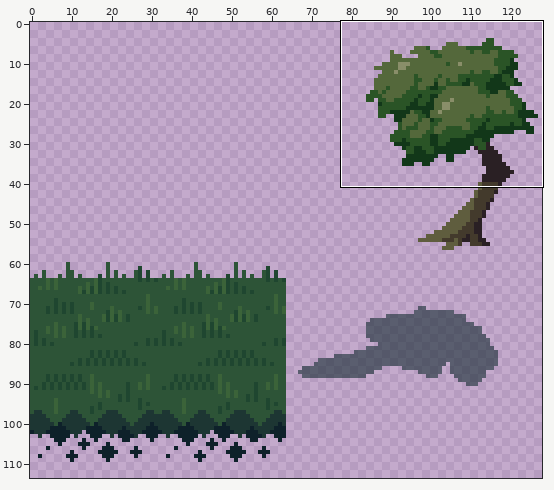
File history of a sprite sheet, LabN_RPG/resources/Maps/ForestMap/ForestMap.png. Above, an overview of the earlier version with the close-up marked.
Close-up. Earlier state:
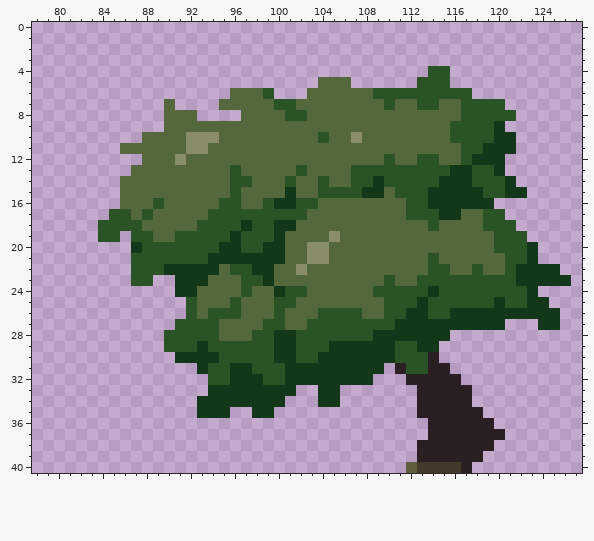
The file is 128x128 pixels. Shown: x 78..127, y 0..40. The wide view leaves out empty margins.
The same view after the edit:
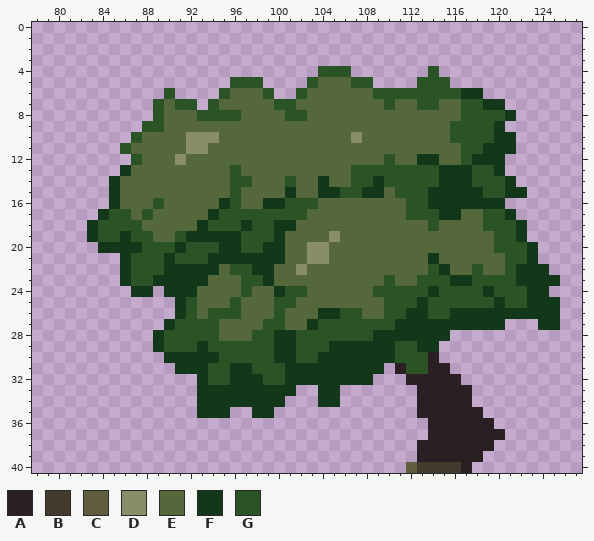
Palette (. is transparent): A #2a2024  B #433a2c  C #5f5d3e  D #898e69  E #54683b  F #123719  G #2a5426
Diff:
@@ x 78..127 @@
  3 ..................................................
- 4 ....................................GG............
- 5 ..........................EEE......GGG............
- 6 ..................EEEG...EEEEEEGGGGGGGGG..........
- 7 ............E....EEEEEGGEEEEEEEEGEEGGEEGGGG.......
- 8 ............EEE....EEEEGGEEEEEEEEEEEEEEGGGGG......
- 9 ............EEEEEEEEEEEEEEEEEEEEEEEEEEGGGGF.......
-10 ..........EEEEDDDEEEEEEEEEGEEDEEEEEEEEGGGGFF......
-11 ........EEEEEEDDEEEEEEEEEEEEEEEEEEEEEEEGGFFF......
-12 ..........EEEDEEEEEEEEEEEEEEEEEEGEEGGEEGFFF.......
-13 .........EEEEEEEEEGEEEEEGEEEEGGGGGGGGGFFGGF.......
-14 ........EEEEEEEEEEGGEEEGEEGEEGGFGGGGGFFFGGGF......
-15 ........EEEEEEEEEEGEEEEFEEGGGGFFEGGGFFFFFGGFF.....
-16 ........EEEGEEEEEGGEEGFFGGEEEEEEEEGGFFFFFF........
-17 .......GGEGEEEEEGGGGGGGGGEEEEEEEEEGGGFFEEGG.......
-18 ......GGGGEEEEEGGGGFGGFFEEEEEEEEEEEEGEEEEGGG......
-19 ......GG.GGEEGGGGGFGGGFEEEEDEEEEEEEEEEEEEEGGG.....
-20 .........FGGGGGGGFFGGFFEEDDEEEEEEEEEEEEEEEGGGF....
-21 .........GGGGGGGFFFFFFFEEDDEEEEEEEEEGEEEEEEGGF....
-22 .........GGGFFFFFEGGFFEEDEEEEEEEEEEEGGEEGEEGFFFF..
-23 .........GG..FFFEEEGGFEEEEEEEEEEGEEGGGGGGGGGFFFFF.
-24 .............FFEEEEGEEFGGEEEEEEGGGGGFGGGGGGGGF....
-25 ..............GEEEGEEEGGEEEEEEEEGGGFGGGGGGFGGFF...
-26 ..............GEGGGEEEGEEEGGGGEEGGFFGGFFFFFFFFFF..
-27 .............GGGGEEEEGGEEGGGGGGGGFFFFFFFFFF...FF..
-28 ............GGGGGEEEGGFFGGGGGGGFFFFFFF............
-29 ............GGGFGGGGGGFFGGGFFFFFFGGFF.............
-30 .............FFFFGGGGGFFGGFFFFFFFGGGA.............
-31 ...............FGGFFGGGFFFFFFFFF.AGGAA............
-32 ................GGFFFGGFFFFFFFF...AAAAA...........
-33 ................FFFFFFFF..FF.......AAAAA..........
+ 4 ..........................GGG.......G.............
+ 5 ..................GGG....GEEEGG....GGG............
+ 6 ............G....GEEEG..GEEEEEEGGGGGGGGFF.........
+ 7 ...........GEGG.GEEEEEGGEEEEEEEEGEEGGEEGGFF.......
+ 8 ...........GEEEGGGGEEEEGGEEEEEEEEEEEEEEGGGGF......
+ 9 ..........GGEEEEEEEEEEEEEEEEEEEEEEEEEEGGGGF.......
+10 .........GEEEEDDDEEEEEEEEEEEEDEEEEEEEEGGGGFF......
+11 ........GEEEEEDDEEEEEEEEEEEEEEEEEEEEEEEGGFFF......
+12 .........GEEEDEEEEEEEEEEEEEEEEEEGEEFFEEGFFF.......
+13 ........FEEEEEEEEEGEEEEEEEEEEGGGGGGGGFFFGGF.......
+14 .......FEEEEEEEEEEGGEEEGEEFEEGGFGGGGGFFFGGGF......
+15 .......FEEEEEEEEEEGEEEEFEEFFGGFFEGGGFFFFFGGFF.....
+16 .......FEEEGEEEEEFGEEFFGGGEEEEEEEEGGFFFFFFF.......
+17 ......FGGEGEEEEEFGGGGGGGGEEEEEEEEEGGGFFEEGGF......
+18 .....FGGGGEEEEEFGGGFGGFFEEEEEEEEEEEEGEEEEGGGF.....
+19 .....FGGFGGEEGFFFFFGGGFEEEEDEEEEEEEEEEEEEEGGF.....
+20 ......FFFFGGGFGGGFFGGFFEEDDEEEEEEEEEEEEEEEGGGF....
+21 ........FGGGFGGGFFFFFFFEEDDEEEEEEEEEFEEEEEEGGF....
+22 ........FGGGFFFFFEGGFFEEDEEEEEEEEEEEGFEEGEEGFFF...
+23 ........FGGFFFFFEEEGGFEEEEEEEEEEGEEGGGFFGGGGFFFF..
+24 .........FF.FFFEEEEGEEFGGEEEEEEGGGGGFGGGGFGGGFF...
+25 .............FGEEEGEEEGGEEEEEEEEGGGFGGGGGGFGGFFF..
+26 .............FGEGGGEEEGEEEFFGGEEGGFFGGFFFFFFFFFF..
+27 ............FGGGGEEEEGGEEFGGGGGGGFFFFFFFFFF...FF..
+28 ...........FGGGGGEEEGGFFGGGGGGGFFFFFFF............
+29 ...........FGGGFGGGGGGFFGGGFFFFFFGGFF.............
+30 ............FFFFFGGGGGFFGGFFFFFFFGGGA.............
+31 .............FFFGGFFGGGFFFFFFFFF.AGGAA............
+32 ...............FGGFFFGGFFFFFFFF...AAAAA...........
+33 ...............FFFFFFFFF..FF.......AAAAA..........
 34 ...............FFFFFFFF...FF.......AAAAA..........
